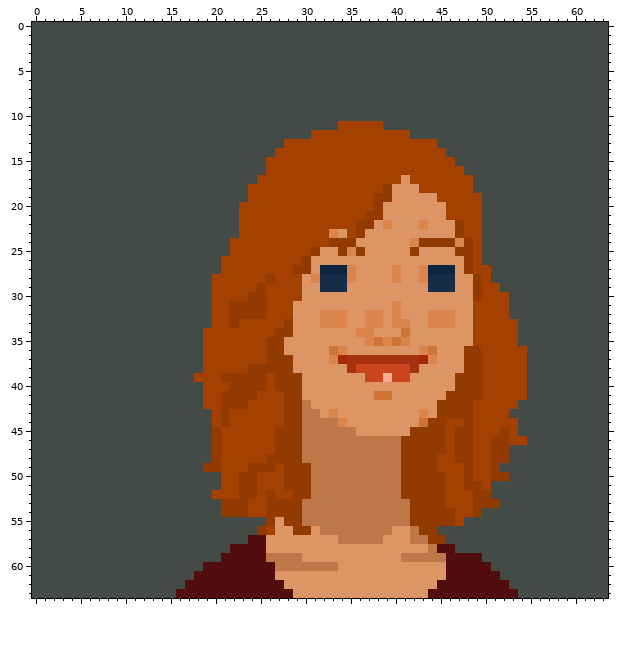
A pixel-art sprite gets an edit: Assets/Textures/Characters/Player/Player_Avatar.png. Above: the version before the commit.
The file is 64x64 pixels.
Once edited:
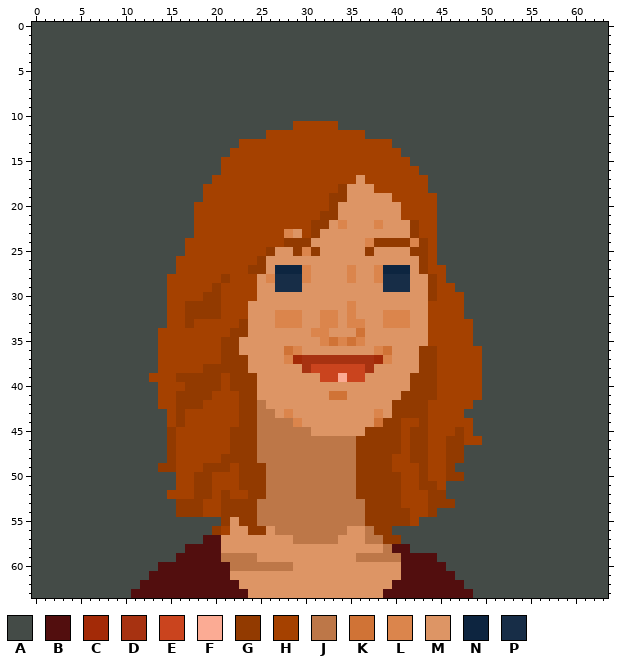
Palette (. is transparent): A #444b47  B #520e0e  C #a32a07  D #a73211  E #ca441e  F #fbab94  G #923a00  H #a54100  J #bd7748  K #d07336  L #db854c  M #dd9565  N #0d2540  P #172d47
Change:
Changed rows in their new state; - is an unchanged pixel.
first column x 11:
11 ------------------HHHHHAAAAA----------------
12 ---------------HHHHH------AAAAA-------------
13 ------------HHHHH------------AAAAA----------
14 -----------HHHHH--------------AAAAA---------
15 ----------HHHHH----------------AAAAA--------
16 ----------HHHHH-----------------AAAAA-------
17 ---------HHHHH-----------M----H--AAAAA------
18 --------HHHHH----------GMMM-HHHH-AAAAA------
19 --------HHHHH---------GGMMMMMHHHHHAAAAA-----
20 -------HHHHH----------GMMMMM--HHHHAAAAA-----
21 -------HHHHH---------GGMMMMM--HHHHAAAAA-----
22 -------HHHHH--------GGMLMMMLM--GHHAAAAA-----
23 -------HHHHH-----LM-GMM-MM-----GHHAAAAA-----
24 ------HHHHH------GGGMMMMM-LGGGG--HAAAAA-----
25 ------HHHHH----GMMGL---MMMG-----GHAAAAA-----
26 -----HHHHH----GMMMMM------------GHAAAAA-----
27 -----HHHHH---GGMNNNL-MMM---LNNN-GHHAAAAA----
28 ----HHHHH-G---MLPPPLMMMM---LPPP-MGHAAAAA----
29 ----HHHHHG----MMPPP--MMM----PPP--GHHAAAAA---
30 ----HHHHGG---HMMMMM--------------GHHHAAAAA--
31 ----HHGGGG-HHMMMMM------L----M---HHHHAAAAA--
32 ----HHGGGG-HHMMMLLL----ML-MML-L--HHHHAAAAA--
33 ----HHGHH--HGMMMLLL----MLLMML----HHHHHAAAAA-
34 ---HHHHH---GGMMMMM--LL---KM---M--HHHHHAAAAA-
35 ---HHHHH--GGMMMMM----LKLKLMMMMM--HHHHHAAAAA-
36 ---HHHHH--GGMMMMMKL---MM---LK---GGHHHHHAAAAA
37 ---HHHHH--GGGMMMMLCDDDDD---CLMMMGGHHHHHAAAAA
38 ---HHHHHGGGGGMMMMM-DEEEEE-DMMMMMGGHHHHHAAAAA
39 --HHHGGGGGH---MMMMM--EEFEEMMMMMGGGHHHHHAAAAA
40 ---HHHGGGG----MMMMM------------GGGHHHHHAAAAA
41 ---HHGGGG-HH--MMMMM---KK---MM-GGGGHHHHHAAAAA
42 ---HHGGG--HH-GJMMMMM---------GGGGHHHHHAAAAA-
43 ----HGHHH-H-GGJJMLMMM-M----L-GGGGHHHHAAAAA--
44 ----HGHHH-H-GGJJJJLMMMMM---KGGHHGHH--HAAAAA-
45 ----GHHHHH-GGGJJJJJ-MMMMM-GGGGH--HH--HAAAAA-
46 ----GHHHHH-GGGJJJJJ------GGGGGH--HHG-H-AAAAA
47 ----GHHHHH-GGGJJJJJ------GGGGGH--HHG-AAAAA--
48 ----GHHHHHGGGGJJJJJ------GGGGHH--H-G-AAAAA--
49 ---GGHHH--G-G--JJJJJ-----GGGGHHH-H-GAAAAA---
50 -----HHGGH----GJJJJJ-----GGGGGHH-HHGGAAAAA--
51 -----HHGGH----GJJJJJ-----GGGGGHH--HAAAAA----
52 ----HHHGG-G-H-GJJJJJ-----GGGGGHHH--AAAAA----
53 -----GGGHH---GJJJJJ-------GGGGHHH--GAAAAA---
54 -----GGGHH---GJJJJJ-------GGGGGHH-AAAAA-----
55 ----------GMGGJJJJJ-------GGGGGHAAAAA-------
56 ---------GHMMG-MJJJJJ---MM-GGAAAAA----------
57 --------BBMMMMM---JJJJJMMM--GGAAAAA---------
58 ------BBBBMMMMM-------------JBBAAAAA--------
59 -----BBBBBJJJJMMMMM------JJJJJBBBBAAAAA-----
60 ---BBBBB---JJJJJ--MMMMM-------BBBBBAAAAA----
61 --BBBBB----MMMMM--------------BBBBB-AAAAA---
62 -BBBBB------MMMMM------------BBBBB---AAAAA--
63 BBBBB--------MMMMM----------BBBBB-----AAAAA-
Boxes around the changes in both pictures, in picture pixels (x1, y1, x2, y2):
changed: (131, 121, 527, 598)
